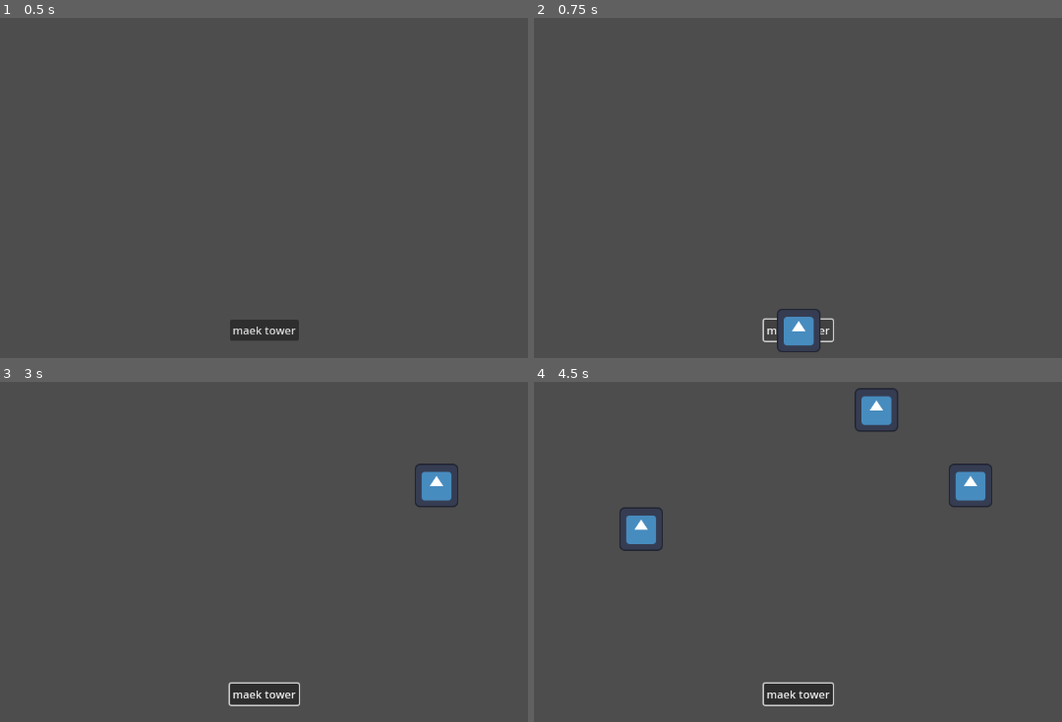
Above: before the commit, frames 1-4 (two rows, left to right).
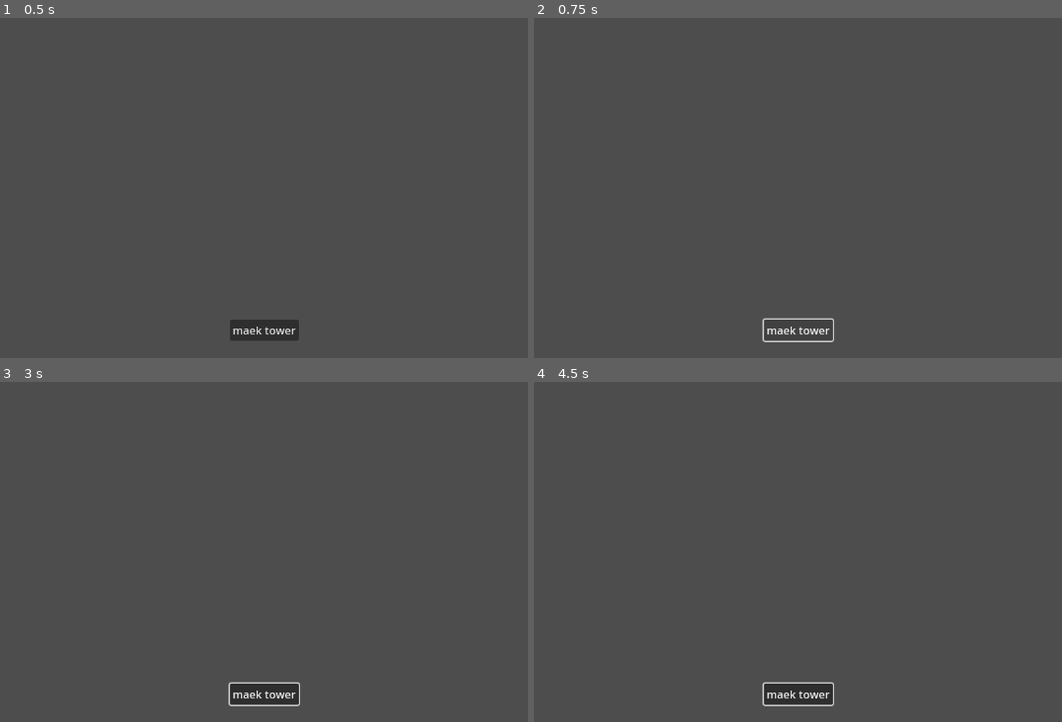
Above: after the commit, the same moments.

Repository: sushitoad/tower-defense-prototype
Game: Godot game, scene res://scenes/test_scene.tscn
The game is run twice, just before and just after one commit, with the same random seed, the same clock (stepped at 60 frames per second) and the same inputs. The engine's default icon, where the game draws it, is replaced by a stand-in: a white triangle on a blue panel in a dark square.
Inputs (mouse positions are in pixels of both pictures, inside the frame that each line leads up to):
- Up to frame 1 (0.5 s): no input
- Up to frame 2 (0.75 s): click "maek tower" at 0.5 s
- Up to frame 3 (3 s): click "maek tower" at 1.25 s; click "maek tower" at 2 s; tap Enter at 2.75 s; move the mouse to (438, 484) at 2.77 s; click (438, 484) at 2.85 s
- Up to frame 4 (4.5 s): tap Space at 3.5 s; move the mouse to (639, 528) at 3.52 s; click (639, 528) at 3.6 s; tap Enter at 4.25 s; move the mouse to (877, 409) at 4.27 s; click (877, 409) at 4.35 s

Frame 1 is identical in both runs. In frame 2, 0.7% of the frame differs, in the area x 45-55%, y 85-99%; in frame 3, 0.6%; in frame 4, 1.9%, in the area x 16-87%, y 1-50%.

Commit message:
refactoring in progress
doing well

Diff:
--- a/scenes/build_ui.tscn
+++ b/scenes/build_ui.tscn
@@ -28,11 +28,10 @@
 grow_vertical = 0
 text = "maek tower"
 
-[node name="GhostSprite" type="Sprite2D" parent="CanvasLayer"]
+[node name="GhostProtoTower" type="Sprite2D" parent="CanvasLayer"]
 visible = false
 scale = Vector2(0.5, 0.5)
 texture = ExtResource("2_xa1c1")
 
 [connection signal="mouse_entered" from="CanvasLayer/Button" to="." method="_on_button_mouse_entered"]
 [connection signal="mouse_exited" from="CanvasLayer/Button" to="." method="_on_button_mouse_exited"]
-[connection signal="pressed" from="CanvasLayer/Button" to="." method="BuildTower"]
--- a/scenes/test_scene.tscn
+++ b/scenes/test_scene.tscn
@@ -5,7 +5,7 @@
 
 [node name="Test Scene" type="Node2D"]
 
-[node name="BuildUI" parent="." node_paths=PackedStringArray("towerManager") instance=ExtResource("1_g7g4h")]
-towerManager = NodePath("../TowerManager")
+[node name="BuildUI" parent="." instance=ExtResource("1_g7g4h")]
 
-[node name="TowerManager" parent="." instance=ExtResource("2_j8ivh")]
+[node name="TowerManager" parent="." node_paths=PackedStringArray("buildUI") instance=ExtResource("2_j8ivh")]
+buildUI = NodePath("../BuildUI")
--- a/scripts/build_ui.gd
+++ b/scripts/build_ui.gd
@@ -1,32 +1,24 @@
 extends Control
 
-@export var towerManager: Node2D
-@onready var ghostTower: Sprite2D = $CanvasLayer/GhostSprite
+#@export var towerManager: Node2D
 #dont do it this way reference the proto tower in tower manager instead
-var buildingTower: bool = false
 var isMouseOverButton: bool = false
-var mousePosition: Vector2
 
 #use enums and match to feed tower type into other scripts
 
 func _process(delta: float) -> void:
-	mousePosition = get_global_mouse_position()
-	if ghostTower != null:
-		ghostTower.position = mousePosition
-	if Input.is_action_just_pressed("Multi Action") and isMouseOverButton == false:
-		if buildingTower:
-			PlaceTower(mousePosition)
+	pass
 
-func BuildTower():
-	print("build le towr")
-	buildingTower = true
-	ghostTower.visible = true
-
-func PlaceTower(position: Vector2):
-	print(mousePosition)
-	ghostTower.visible = false
-	towerManager.PlaceNewTower()
-	buildingTower = false
+#func BuildTower():
+	#print("build le towr")
+	#buildingTower = true
+	#ghostTower.visible = true
+#
+#func PlaceTower(position: Vector2):
+	#print(mousePosition)
+	#ghostTower.visible = false
+	#towerManager.PlaceNewTower()
+	#buildingTower = false
 
 func _on_button_mouse_entered() -> void:
 	isMouseOverButton = true
--- a/scripts/tower_manager.gd
+++ b/scripts/tower_manager.gd
@@ -1,27 +1,34 @@
 extends Node2D
 
 @export var protoTower: PackedScene
+@export var buildUI: Control
+
+var ghostProtoTower: Sprite2D
 
 #new refactor is combining these scripts, here are some variables from other script
-var placingingTower: bool = false
+var placingTower: bool = false
 var isMouseOverButton: bool = false
 var mousePosition: Vector2
 
+func _ready() -> void:
+	ghostProtoTower = buildUI.find_child("GhostProtoTower")
+	#this needs to connect the button pressed signal to SpawnTower
+
 func _process(delta: float) -> void:
 	mousePosition = get_global_mouse_position()
-	#if ghostTower != null:
-		#ghostTower.position = mousePosition
-	if Input.is_action_just_pressed("Multi Action") and isMouseOverButton == false:
-		if placingingTower:
+	if ghostProtoTower != null:
+		ghostProtoTower.position = mousePosition
+	if Input.is_action_just_pressed("Multi Action") and buildUI.isMouseOverButton == false:
+		if placingTower:
 			#PlaceTower(mousePosition)
 			pass
 
 func SpawnTower():
 	print("spawning new tower to place")
-	placingingTower = true
-	#ghostTower.visible = true
+	placingTower = true
+	ghostProtoTower.visible = true
 
-func PlaceNewTower():
+func PlaceSpawnedTower():
 	var newTower = protoTower.instantiate()
 	add_child(newTower)
-	newTower.position = get_global_mouse_position()
+	newTower.position = mousePosition
